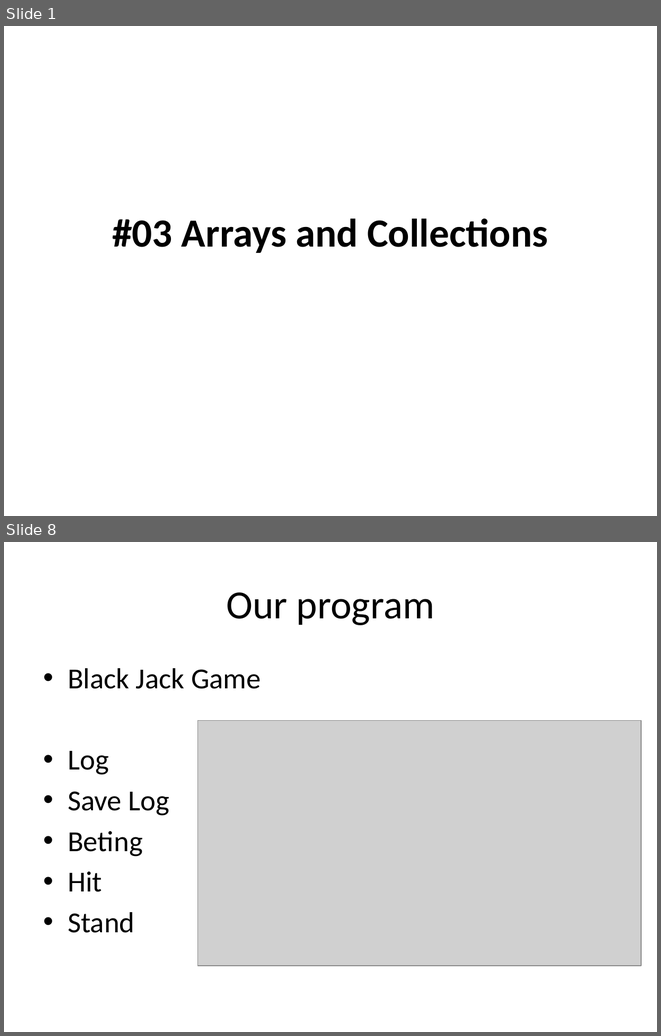
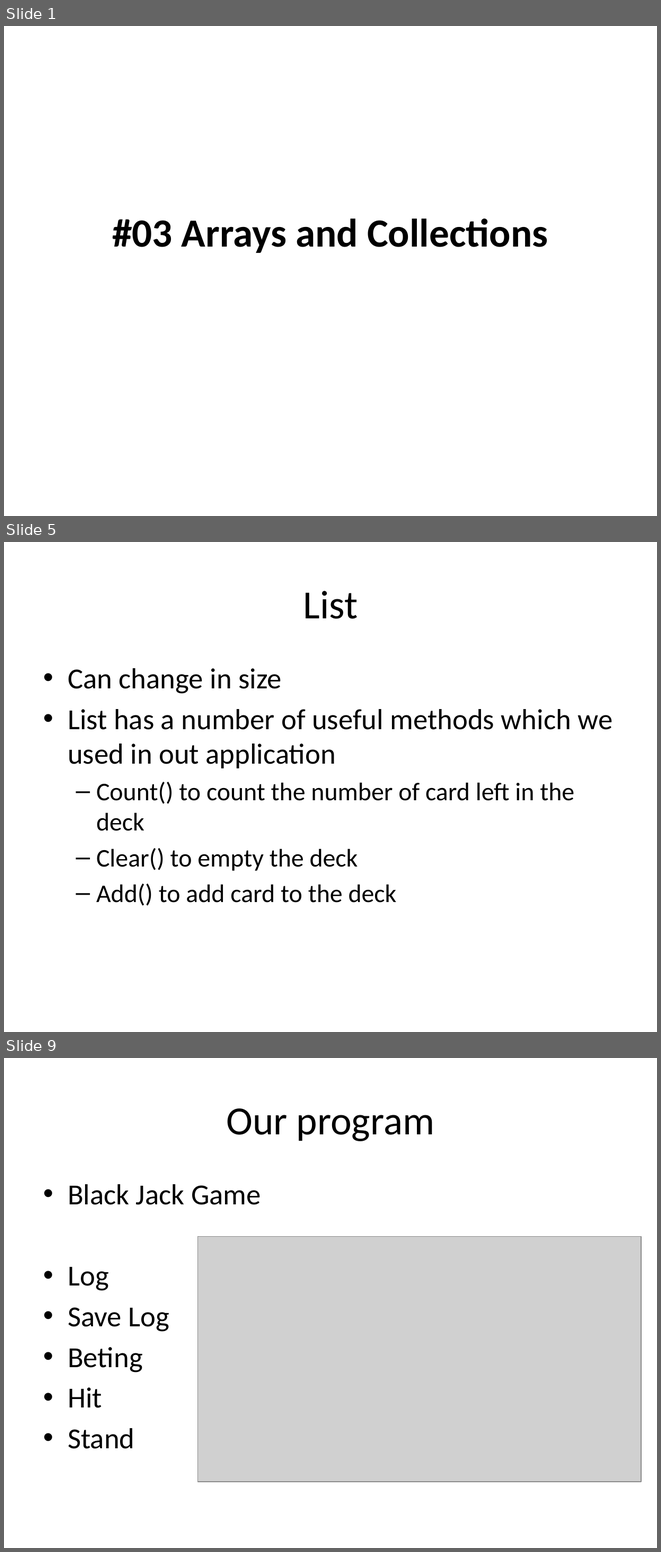
Before and after one commit to isurup/kalle-martin-group, a slide deck: OOPExam/03 Arrays and Collections.pptx. Shown one above the other, each under a label of ours: slides 1 and 8 before the commit, slides 1, 5 and 9 after it; the slides between them are not shown. The pictures are 661x1036 and 661x1552 pixels, drawn with LibreOffice and Linux fonts; fonts in the diff are those of the drawing; grey boxes stand for pictures. Boxes give left, top, right and bottom in pixels: in the first picture for what was removed or moved away, otherwise in the second. Text is boxed around its words. In the diff, an @@ line names an element or a change of style, - is before the commit and + after.

```diff
--- a/OOPExam/03 Arrays and Collections.pptx
+++ b/OOPExam/03 Arrays and Collections.pptx
@@ slide 5 added at box(4, 542, 657, 1032), background #FFFFFF @@
@@ title added at box(303, 591, 358, 619), 44 pt, text #000000 @@
+List
@@ text added at box(68, 668, 612, 906), 28 pt, text #000000 @@
+• Can change in size
+• List has a number of useful methods which we used in out application
+  – Count() to count the number of card left in the deck
+  – Clear() to empty the deck
+  – Add() to add card to the deck
@@ what was slide 8 is now slide 9 @@
```
Also in this commit, not shown: 3 slides changed, 4 other slides added, 5 slides removed.
